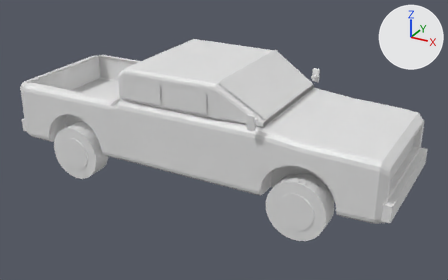
Before and after pictures for a commit that changed the glTF model quillin/assets/models/pickup.glb.
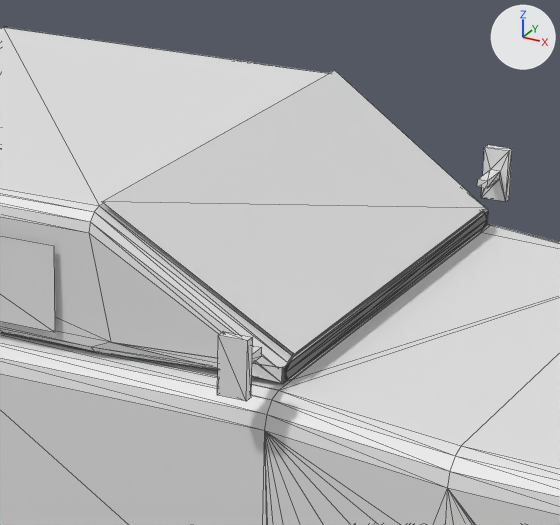
Each version is shown whole from a 50 mm lens placed at (4.39, -7.57, 4.48), pointed at (0.23, -0.01, 0.7), then close up on the part from 43% to 74% of the width and 12% to 58% of the height. Arrows for +X, +Y and +Z are at upper right; the lights stay in place. The last two pictures show the newer version. The close-ups show mesh edges as thin lines. Vertices at exactly the same position are counted once.

Before the edit, the objects in view are built like this:
```python
me_body = bpy.data.meshes.new('body')
me_body.from_pydata(...)  # 1488 vertices, 2979 faces; spans x -3.04..3.04, y -1.01..1.01, z 0.47..1.92
me_mirror_9 = bpy.data.meshes.new('mirror_9')
me_mirror_9.from_pydata(...)  # 16 vertices, 28 faces; spans x 1.17..1.27, y 0.964..1.129, z 1.46..1.66
me_panel_windshield = bpy.data.meshes.new('panel_windshield')
me_panel_windshield.from_pydata([(1.29, 0.83, 1.52), (1.29, -0.83, 1.52), (0.63, -0.9, 1.94), (0.63, 0.9, 1.94)], [], [(0, 1, 2), (0, 2, 3)])
ob_body = bpy.data.objects.new('body', me_body)
ob_body.location = (0.0, 0.0, 0.0)
ob_mirror_9 = bpy.data.objects.new('mirror_9', me_mirror_9)
ob_mirror_9.location = (0.0, 0.0, 0.0)
ob_panel_windshield = bpy.data.objects.new('panel_windshield', me_panel_windshield)
ob_panel_windshield.location = (0.0, 0.0, 0.0)
# also in view: 'mirror_-9' at (1.22, -1.05, 1.56); 'panel_door_fr' at (0.17, -0.98, 1.64)
```
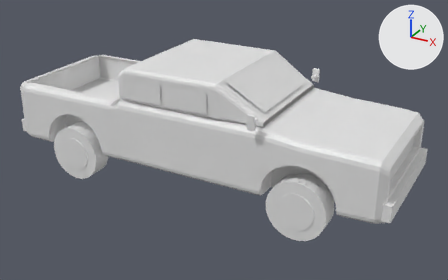
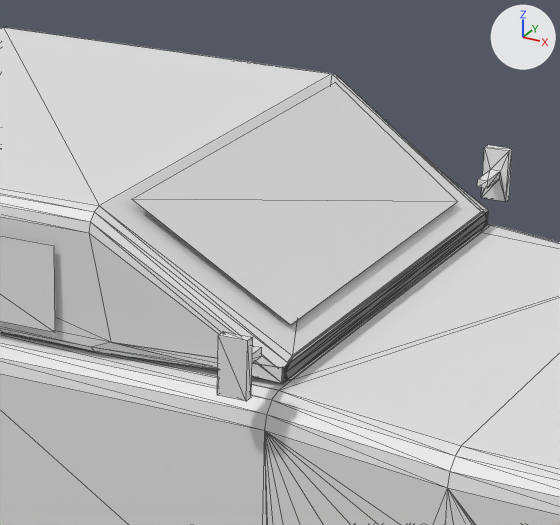
Commit message: Quillin: rear doors on hand-entered pickups, unclipped windshields

Location of each change, [x1, y1, x2, y2] in pixels of the close-ups (560 x 525 px):
'panel_windshield', reshaped (15% narrower, 14% shorter)
    before: [102, 70, 485, 354]
    after: [132, 82, 457, 325]

The change in detail:
me_panel_windshield is used by ob_panel_windshield; location (0.0, 0.0, 0.0).
me_panel_windshield had 4 vertices, 2 faces and spanned x 0.63..1.29, y -0.9..0.9, z 1.52..1.94.
me_panel_windshield now has 4 vertices, 2 faces and spans x 0.68..1.22, y -0.79..0.79, z 1.56..1.92.
Part 1, on me_panel_windshield:
Vertex 0 of me_panel_windshield moves from (1.29, 0.83, 1.52) at pixel (486, 208) to (1.22, 0.71, 1.56) at pixel (457, 201).
Vertex 1 of me_panel_windshield moves from (1.29, -0.83, 1.52) at pixel (294, 354) to (1.22, -0.71, 1.56) at pixel (290, 325).
Vertex 2 of me_panel_windshield moves from (0.63, -0.9, 1.94) at pixel (101, 201) to (0.68, -0.79, 1.92) at pixel (131, 199).
Vertex 3 of me_panel_windshield moves from (0.63, 0.9, 1.94) at pixel (334, 70) to (0.68, 0.79, 1.92) at pixel (335, 82).
